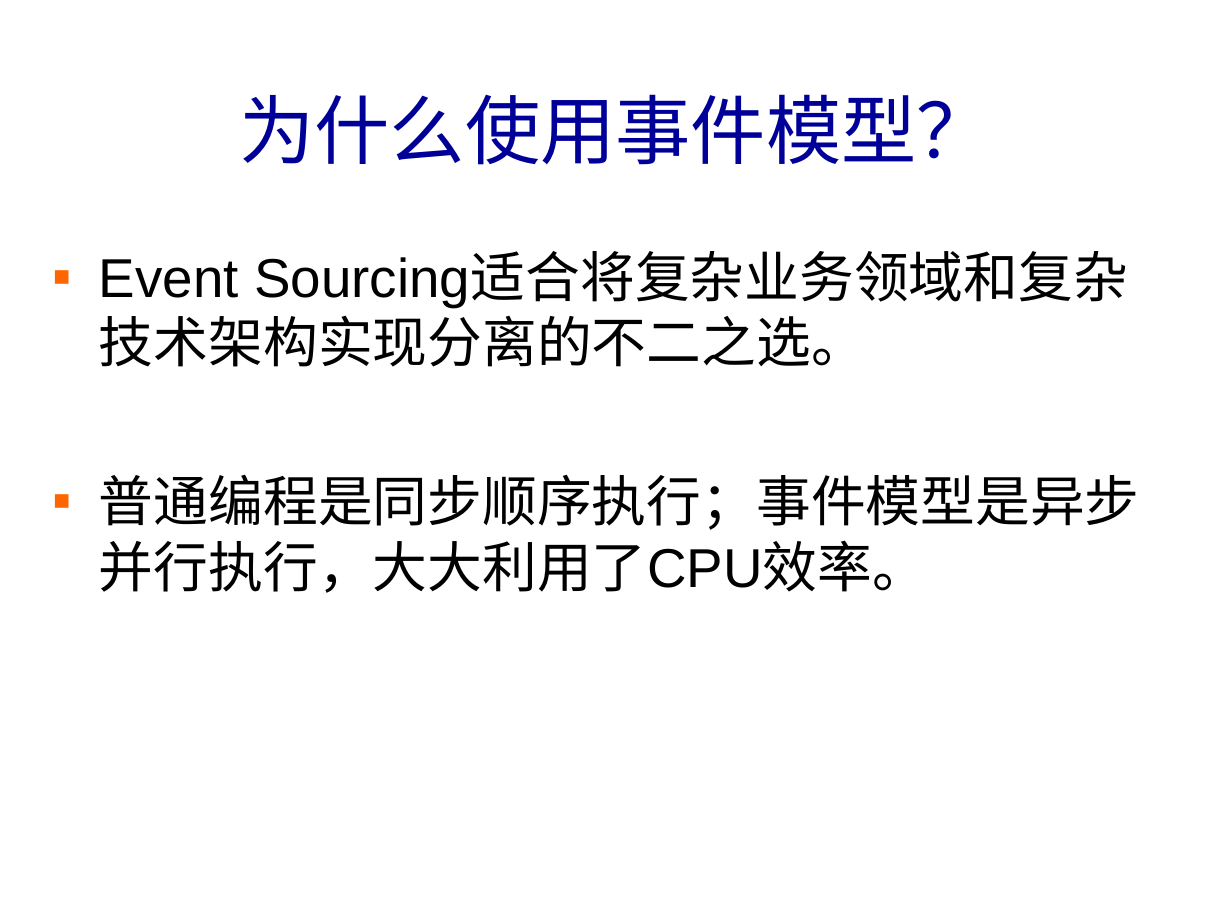
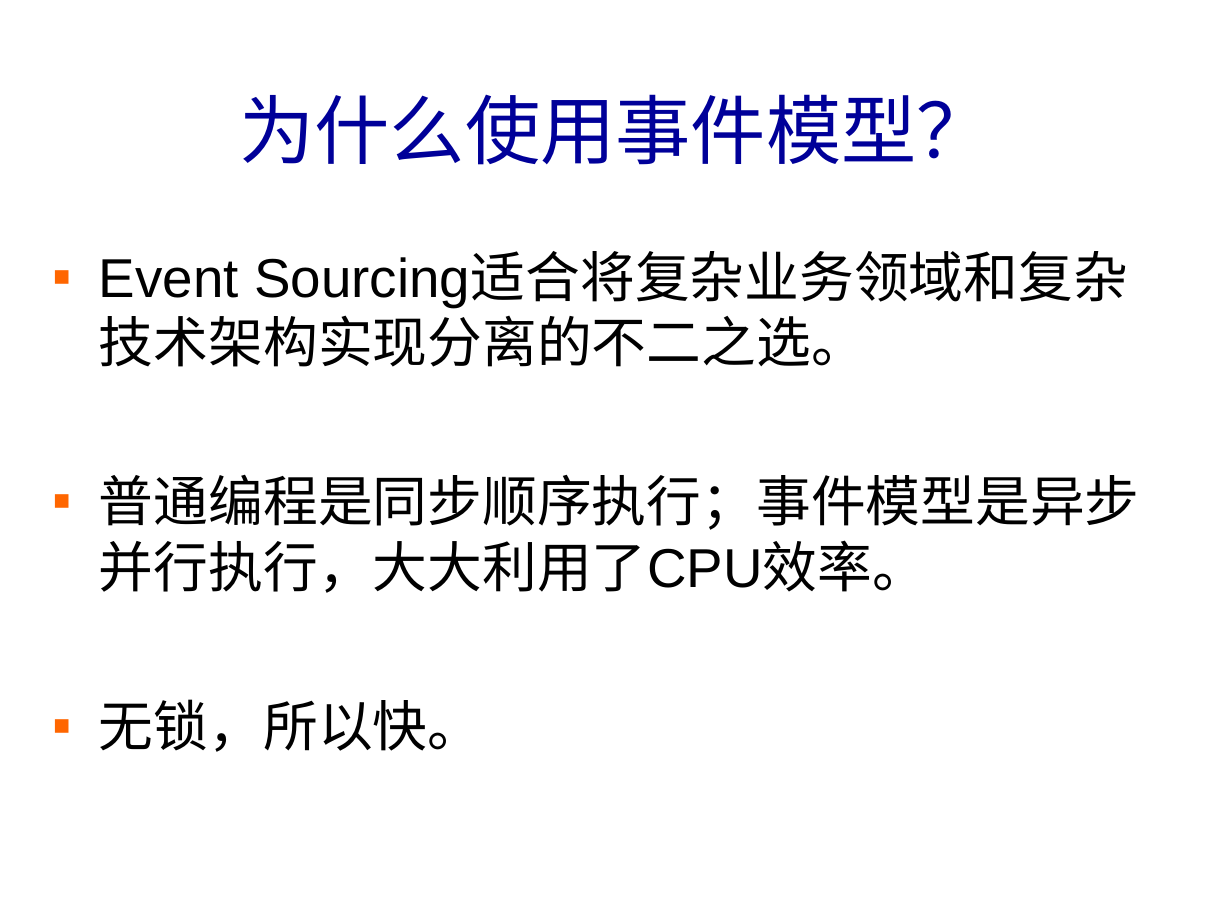
Before and after one commit to banq/jdonframework, a slide deck: slide 14 of doc/chinese/JdonFramework.ppt (slide 15 before the commit). Drawn at 1232x924 pixels with LibreOffice and Linux fonts; fonts in the diff are those of the drawing; background and template pictures are left out. Boxes give left, top, right and bottom in pixels: in the first picture for what was removed or moved away, otherwise in the second. Text is boxed around its words. In the diff, an @@ line names an element or a change of style, - is before the commit and + after.

```diff
--- a/doc/chinese/JdonFramework.ppt
+++ b/doc/chinese/JdonFramework.ppt
@@ text at [99,699,482,752]: paragraph added @@
+▪ 无锁，所以快。
```
Also in this commit, not shown: 1 slide removed, 1 other file.
